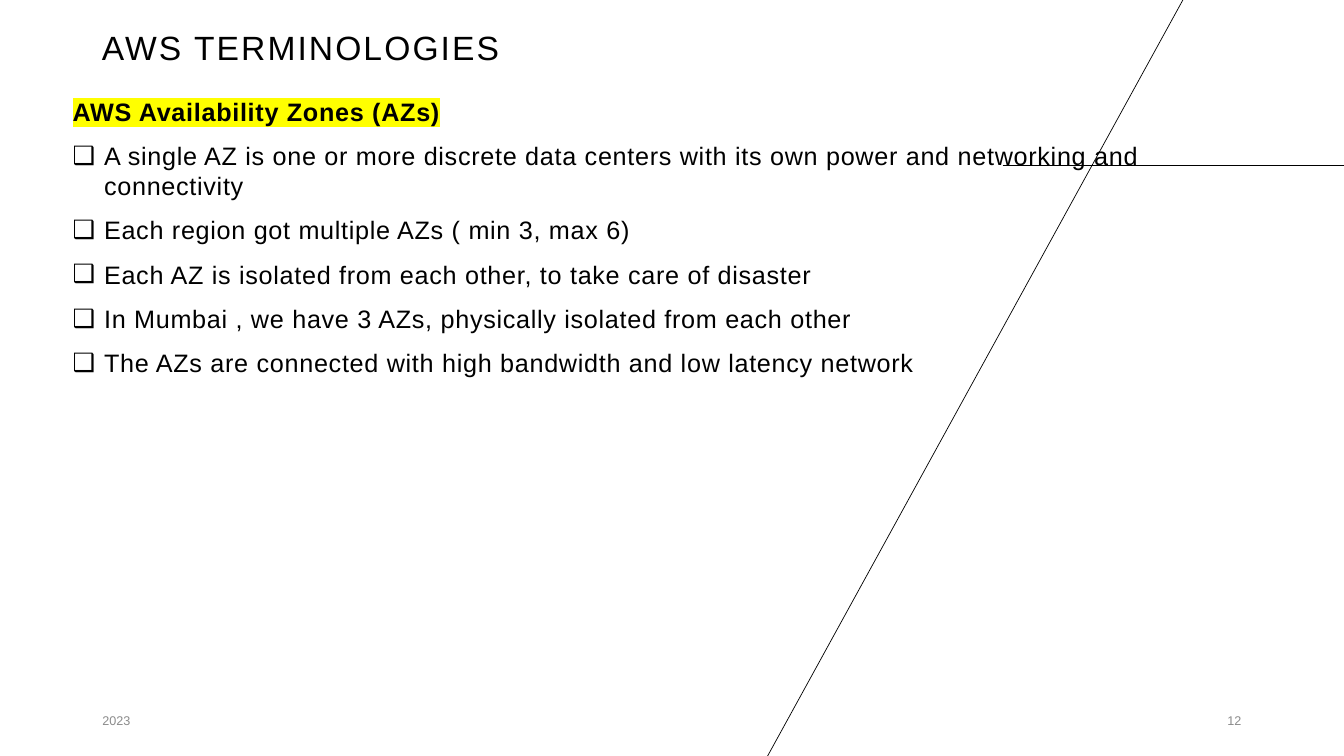
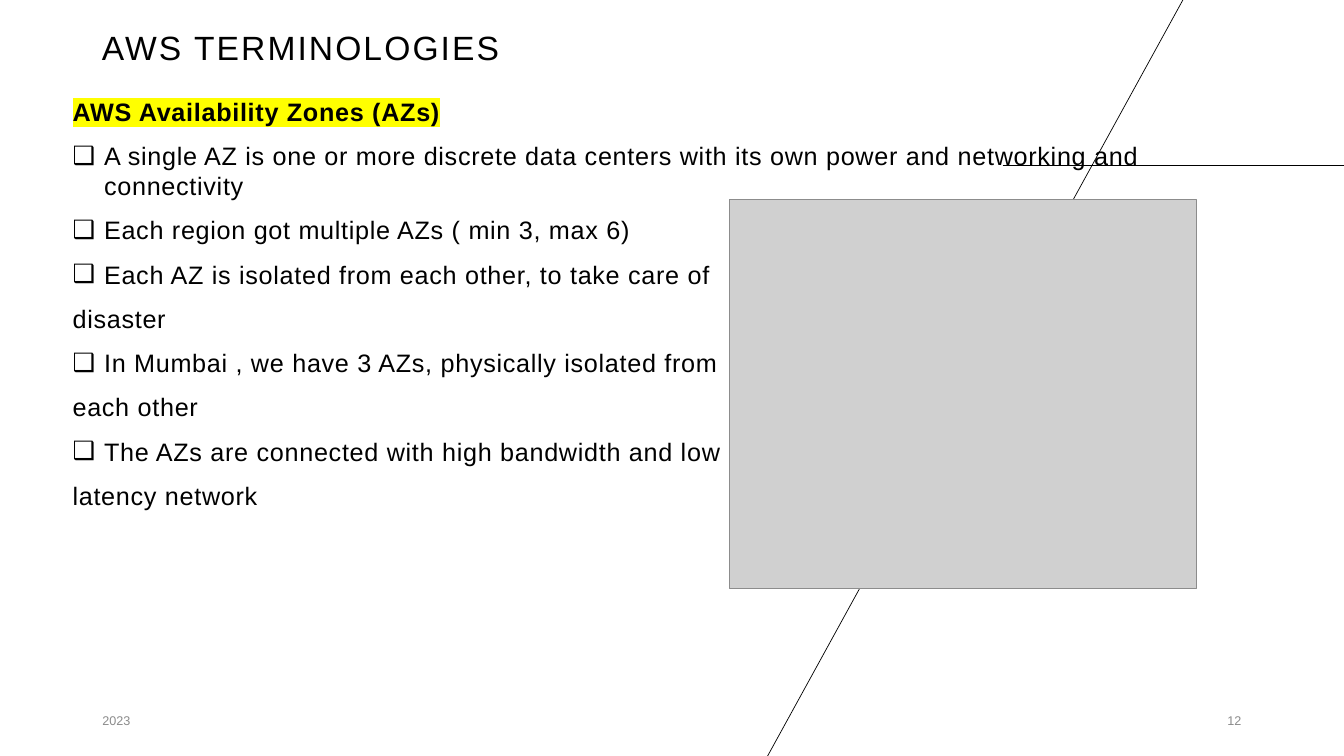
Before and after one commit to yashwant153/for_devops_sessions, a slide deck: slide 12 of cloud_learnings/cloud_learnings.pptx. Drawn at 1344x756 pixels with LibreOffice and Linux fonts; fonts in the diff are those of the drawing; grey boxes stand for pictures. Boxes give left, top, right and bottom in pixels: in the first picture for what was removed or moved away, otherwise in the second. Text is boxed around its words. In the diff, an @@ line names an element or a change of style, - is before the commit and + after.

Commit message:
changes

```diff
--- a/cloud_learnings/cloud_learnings.pptx
+++ b/cloud_learnings/cloud_learnings.pptx
@@ picture added at bbox=[730, 200, 1197, 589] @@
@@ text at bbox=[73, 265, 720, 511]: text changed @@
-❑ Each AZ is isolated from each other, to take care of disaster
-❑ In Mumbai , we have 3 AZs, physically isolated from each other
-❑ The AZs are connected with high bandwidth and low latency network
+❑ Each AZ is isolated from each other, to take care of
+disaster
+❑ In Mumbai , we have 3 AZs, physically isolated from
+each other
+❑ The AZs are connected with high bandwidth and low
+latency network
```
Also in this commit, not shown: 2 other slides changed, 1 slide removed.
